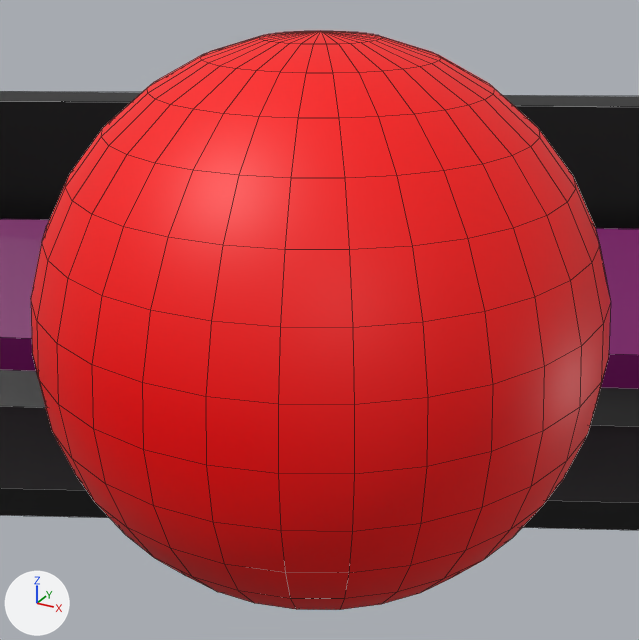
The Blender file assets/mace_elements/inherited_elements/fork/fork.blend, before and after one commit.
One viewpoint serves both versions: a 50 mm camera at (7.36, -0.64, 3.32) aimed at (7.0, 0.0, 3.0). The lights are fixed; the arrows at lower left show +X, +Y and +Z. Mesh edges are drawn as thin lines.

Names of what the first picture shows: 'Fork', 'Fork.002', 'Spawner'.
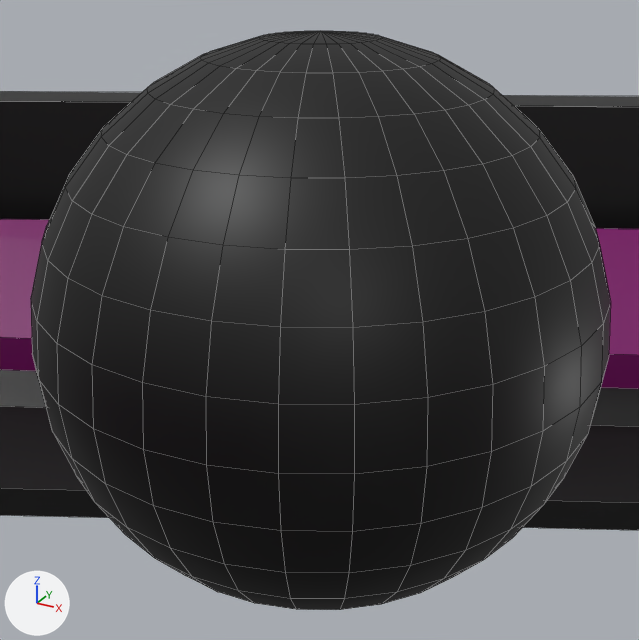
Location of each change, (x1, y1, x2, y2) in pixels of the pictures (639 x 640 px):
```json
{"object": "Spawner", "change": "recoloured", "before": [31, 31, 611, 610], "after": [31, 31, 611, 610], "on screen": "red to black"}
```

The change, as JSON lines over the scene's bpy script:
```json
{"block": "me_sphere_005", "where": "me_sphere_005.from_pydata(...)  # 482 vertices, 512 faces; spans x -1.0..1.0, y -1.0..1.0, z -1.0..1.0"}
{"op": "remove", "block": "me_sphere_005", "code": "me_sphere_005.materials.append(mat_red)  # red #ff0000"}
{"op": "add", "block": "me_sphere_005", "code": "me_sphere_005.materials.append(mat_black)  # black #000000"}
```
